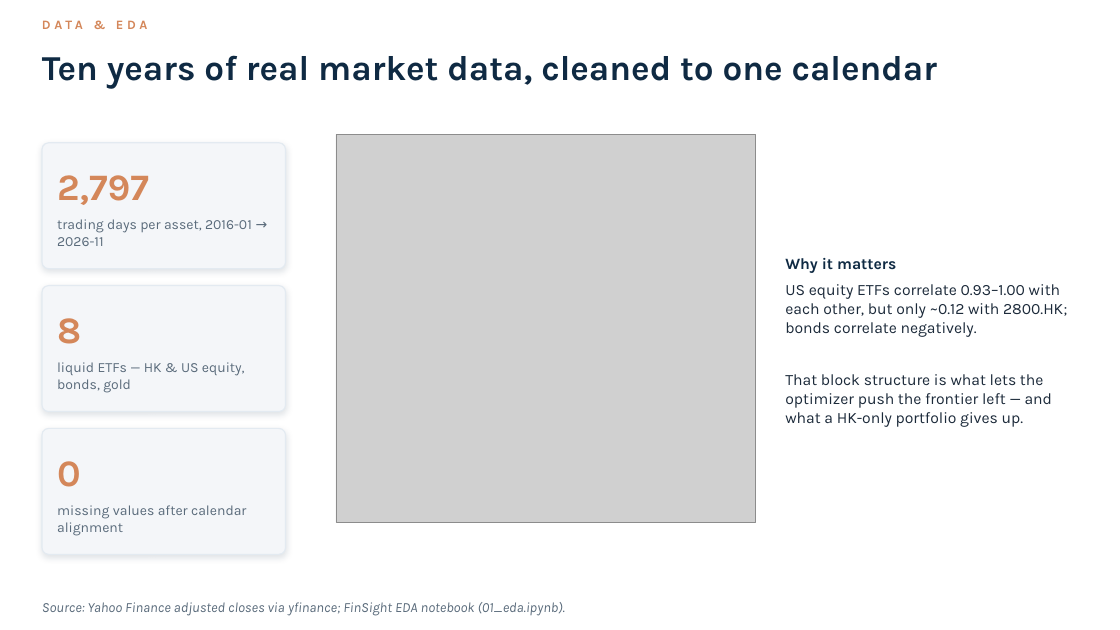
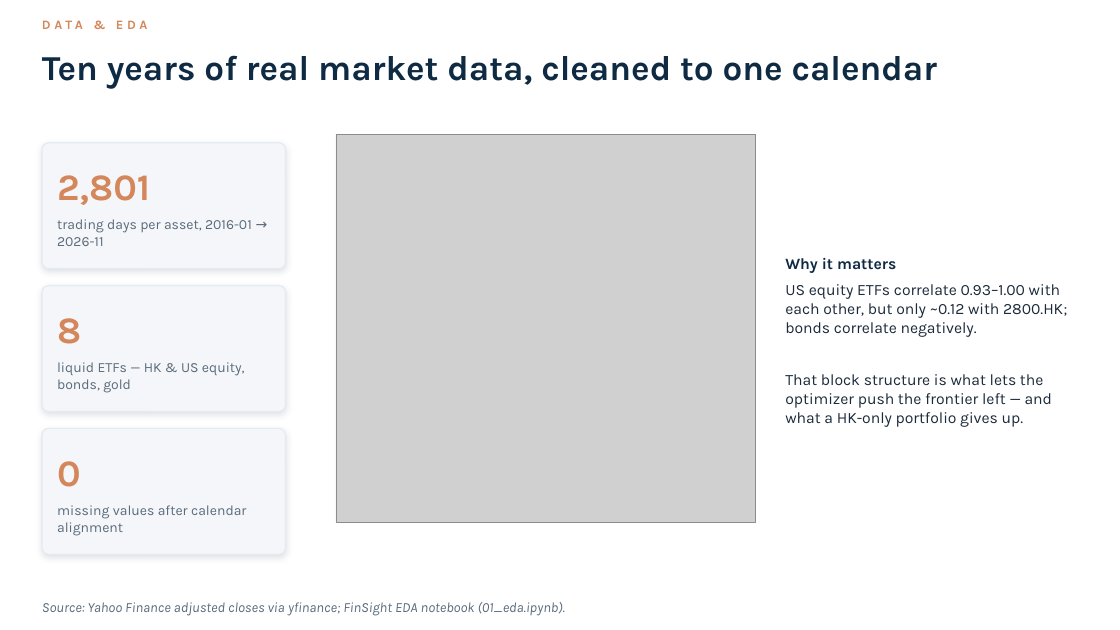
Before and after one commit to fyptesting2005-hash/s236603_COM3115Project, a slide deck: slide 5 of docs/COM3115_Final_Presentation.pptx. Drawn at 1120x630 pixels with LibreOffice and Linux fonts; fonts in the diff are those of the drawing; grey boxes stand for pictures. Boxes give left, top, right and bottom in pixels: in the first picture for what was removed or moved away, otherwise in the second. Text is boxed around its words. In the diff, an @@ line names an element or a change of style, - is before the commit and + after.

```diff
--- a/docs/COM3115_Final_Presentation.pptx
+++ b/docs/COM3115_Final_Presentation.pptx
@@ text at bbox=[57, 175, 150, 205]: text changed @@
-2,797
+2,801
```
Also in this commit, not shown: 2 other slides changed, 14 other files.
